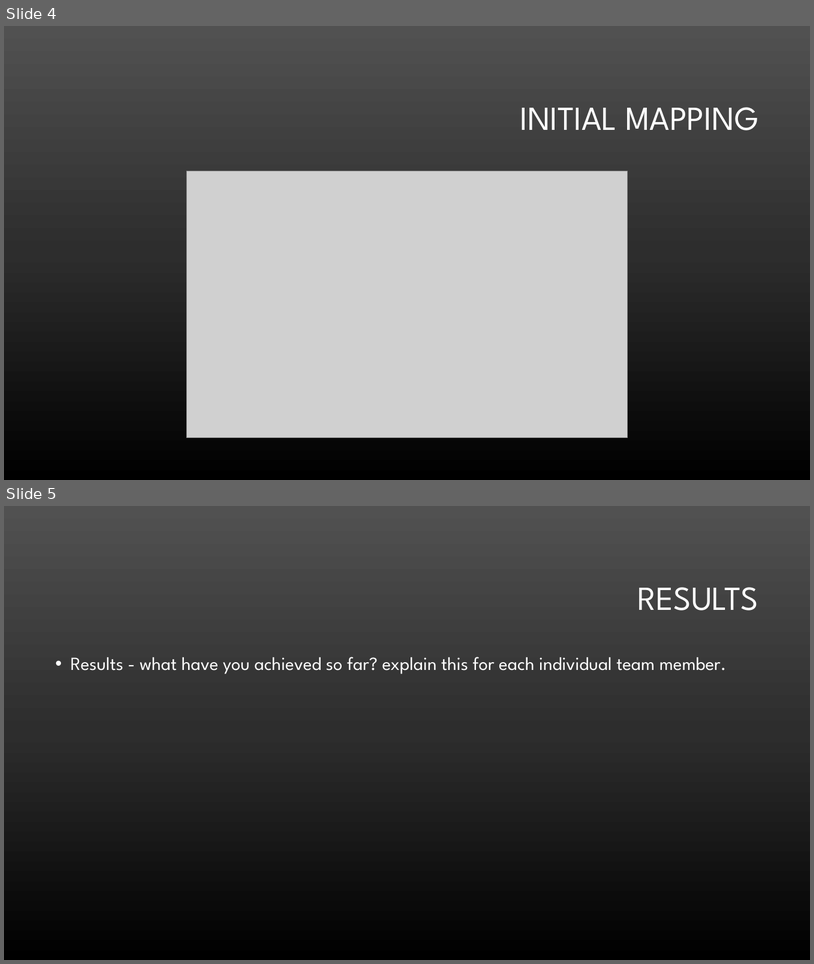
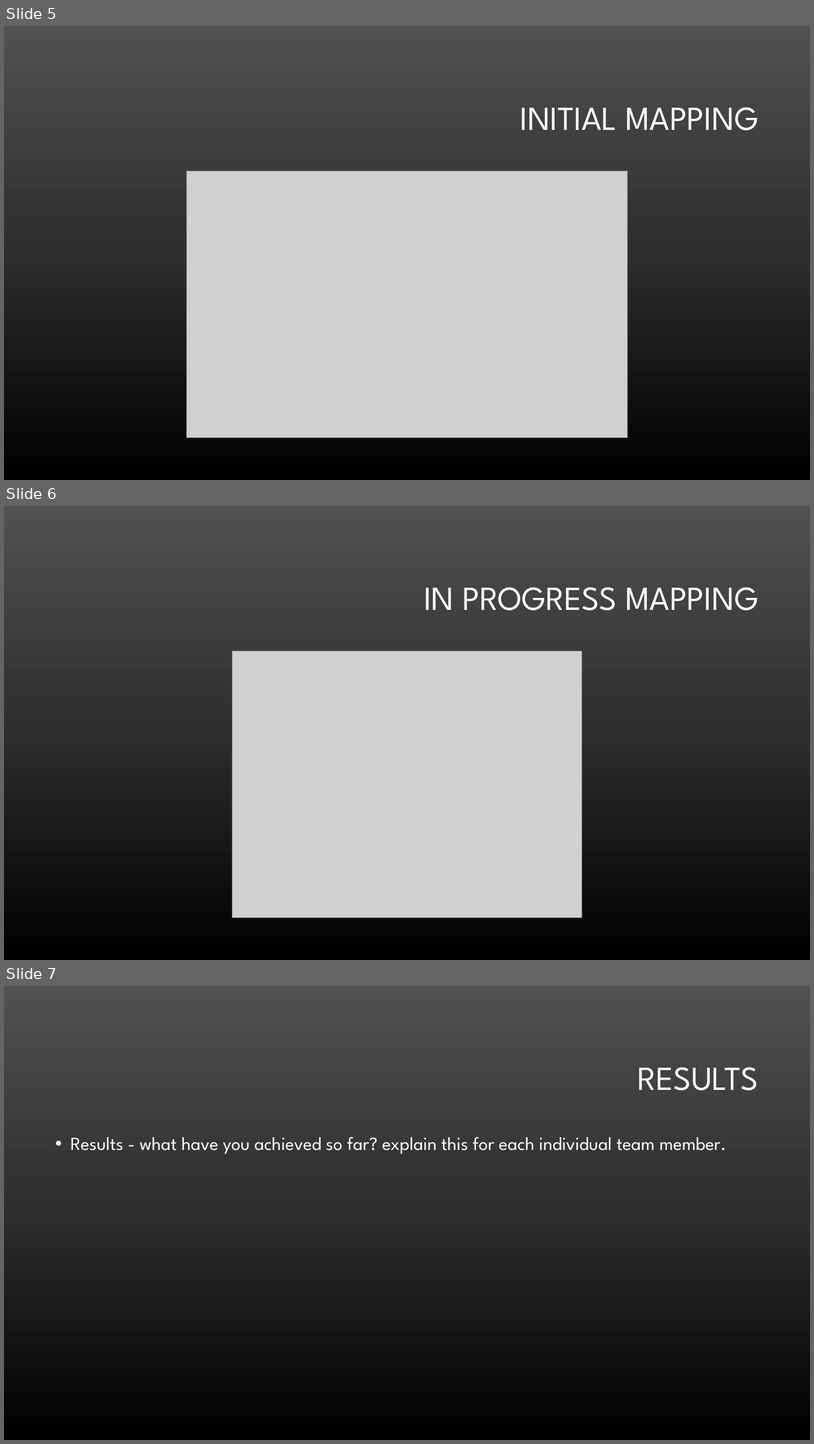
Before and after one commit to kTeaBear/Malice-in-Pyland, a slide deck: CST205 - Final Project Powerpoint.pptx. Shown one above the other, each under a label of ours: slides 4 and 5 before the commit, slides 5, 6 and 7 after it. The pictures are 814x964 and 814x1444 pixels, drawn with LibreOffice and Linux fonts; fonts in the diff are those of the drawing; grey boxes stand for pictures; background and template pictures are left out. Boxes give left, top, right and bottom in pixels: in the first picture for what was removed or moved away, otherwise in the second. Text is boxed around its words. In the diff, an @@ line names an element or a change of style, - is before the commit and + after.

Commit message:
added picture and top three

```diff
--- a/CST205 - Final Project Powerpoint.pptx
+++ b/CST205 - Final Project Powerpoint.pptx
@@ slide 6 added at [4, 506, 810, 960], background gradient #515151 to #2E2E2E to #000000 @@
@@ title added at [424, 587, 759, 610], 40 pt, text #FFFFFF @@
+IN PROGRESS MAPPING
@@ picture added at [232, 651, 582, 918] @@
@@ what was slide 4 is now slide 5 @@
@@ what was slide 5 is now slide 7 @@
```
Also in this commit, not shown: 2 slides changed, 2 other slides added.
